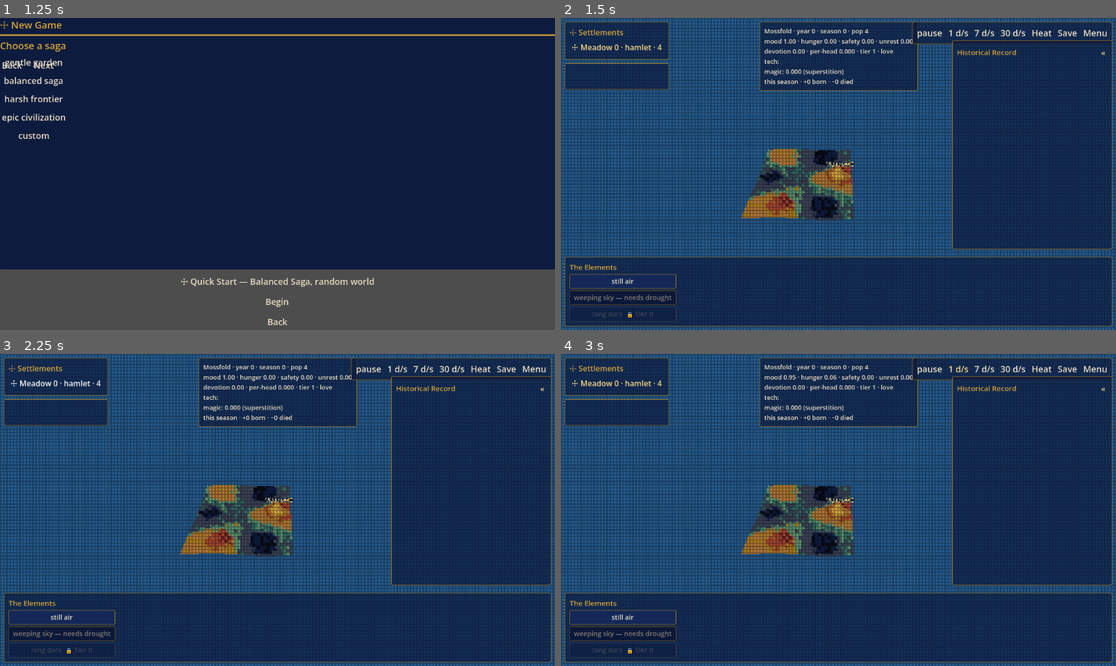
Above: before the commit, frames 1-4 (two rows, left to right).
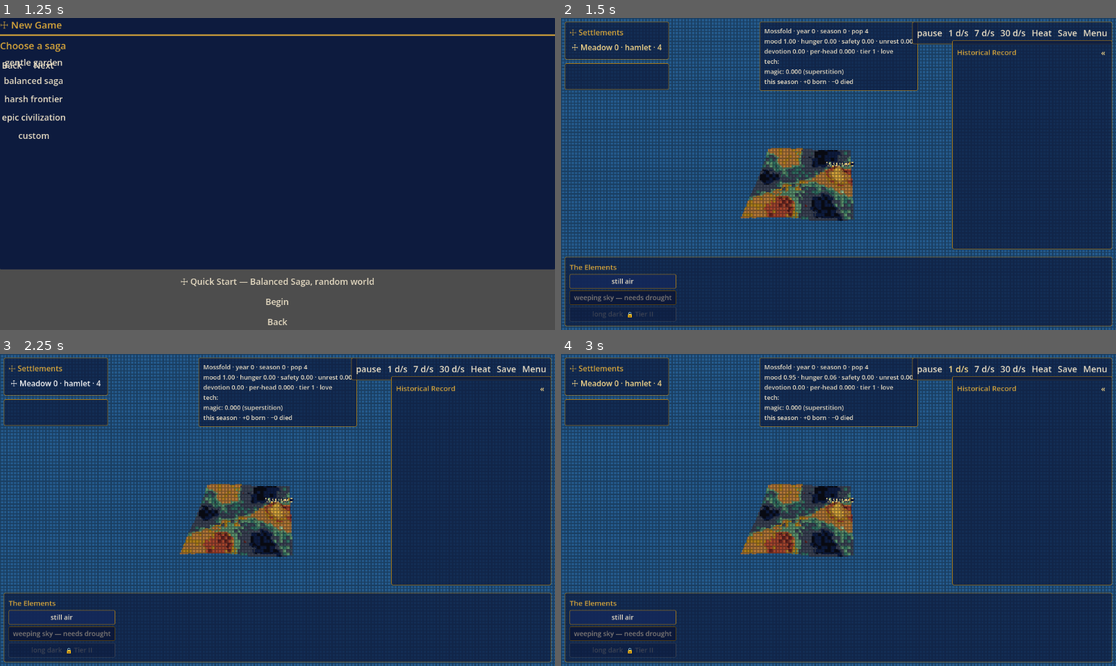
Above: after the commit, the same moments.

Repository: khuzul2/gnome-colony
Game: Godot game, scene res://presentation/main.tscn
Same seed, same stepped clock (60 frames per second), same inputs: the game is played once before the commit and once after it.
Inputs:
- Up to frame 1 (1.25 s): click "New Game" at 0.5 s
- Up to frame 2 (1.5 s): click "☩ Quick Start — Balanced Saga…" at 1.25 s
- Up to frame 3 (2.25 s): click "☩ Meadow 0 · hamlet · 4" at 2 s
- Up to frame 4 (3 s): click "1 d/s" at 2.75 s

Frame 1 is identical in both runs. In frame 2, 0.9% of the frame differs, in the area x 32-53%, y 41-66%; in frame 3, 0.9%; in frame 4, 0.9%.

Commit message:
G2.1: WorldView bakes the Gaea TerrainField (behavior-preserving swap)
WorldView.sync gained a world_seed param (default 0; was sync(graph)) and now builds a
TerrainField from WorldConfig.seed, re-baking on version OR seed change. _raw_height
delegates to _field.raw_height (idw_base + attenuated Gaea detail). All of R5's relief
logic is untouched (_relief_t/_relief_y/height_at/terrain_color/slope_shade/_bake) — the
detail is in raw elevation units, so _relief_t normalizes exactly once. RunView passes
run.config.seed. At basin centers attenuation=0, so height_at is unchanged (picking/nav
stay right); between basins the skin now carries real sub-basin relief.

test_world_view +1 leg (skin seed-dependent between basins, anchored at centers); the 6
existing WorldView/nav/pick suites stay green over the new geometry (47 targeted).
Reviewer no blockers. Lint clean.

Co-Authored-By: Claude Opus 4.8 <noreply@anthropic.com>

Diff:
--- a/presentation/shell/run_view.gd
+++ b/presentation/shell/run_view.gd
@@ -167,7 +167,8 @@
 	_build_environment()
 	world_view = WorldView.new()
 	stage_world.add_child(world_view)
-	world_view.sync(run.graph)
+	# G2.1: pass the world seed so the Gaea terrain detail is deterministic per run.
+	world_view.sync(run.graph, run.config.seed)
 	var y_sum := 0.0
 	for region in run.graph.regions:
 		var center: Vector2 = region["center"]
--- a/presentation/world_view.gd
+++ b/presentation/world_view.gd
@@ -28,7 +28,12 @@
 var walkable_faces := PackedVector3Array()
 
 var _graph: RegionGraph
-## Elevation bounds of the last bake — normalize raw IDW height into the relief
+## G2.1 [gaea §gaea-gen]: the Gaea-detailed height source. _raw_height delegates to it
+## so the baked skin, height_at, and walkable_faces all read the same anchored field
+## (basin field + attenuated Gaea detail). Built in sync() from WorldConfig.seed.
+var _field: TerrainField
+var _seed := 0
+## Elevation bounds of the last bake — normalize the raw height into the relief
 ## envelope so height_at (picking/nav) agrees with the baked mesh.
 var _min_e := 0.0
 var _span := 1.0
@@ -66,26 +71,25 @@
 	return Color(color.r * f, color.g * f, color.b * f, color.a)
 
 
-## Lazy re-bake: only when the graph's version moved since the last bake.
-func sync(graph: RegionGraph) -> void:
+## Lazy re-bake: rebuild the Gaea field + mesh only when the graph's version moved or
+## the seed changed. `seed` is WorldConfig.seed (default 0 keeps bare-graph test callers
+## working); a reshape bumps graph.version so the field regenerates on the new elevations.
+func sync(graph: RegionGraph, world_seed := 0) -> void:
 	_graph = graph
-	if graph.version == baked_version:
+	if graph.version == baked_version and _field != null and world_seed == _seed:
 		return
+	_seed = world_seed
+	_field = TerrainField.new()
+	_field.generate(graph, world_seed)
 	_bake()
 	baked_version = graph.version
 
 
-## Raw IDW elevation over the basins (pre-relief) — the source field the
-## normalized skin height is mapped from.
+## The anchored raw height (pre-relief) — the basin field plus attenuated Gaea detail
+## [gaea §gaea-anchor], the source field the normalized skin height is mapped from. Same
+## units and (at basin centers) the same values as the old IDW, so relief/picking agree.
 func _raw_height(point: Vector2) -> float:
-	var weight_sum := 0.0
-	var height := 0.0
-	for region in _graph.regions:
-		var d2: float = maxf(0.01, point.distance_squared_to(region["center"]))
-		var w := 1.0 / d2
-		weight_sum += w
-		height += w * region["elevation"]
-	return height / weight_sum if weight_sum > 0.0 else 0.0
+	return _field.raw_height(point)
 
 
 ## R5.1 [leg §L-relief] — normalized elevation of a point in [0,1] over the bake's
--- a/test/test_world_view.gd
+++ b/test/test_world_view.gd
@@ -47,3 +47,28 @@
 	var baked_version := view.baked_version
 	view.sync(graph)
 	assert_eq(view.baked_version, baked_version, "no version change, no re-bake")
+
+
+func test_gaea_detail_varies_the_skin_between_basins_yet_anchors_centers():
+	# G2.1 [gaea §gaea-gen, §gaea-anchor]: WorldView now bakes the Gaea-detailed field
+	# (TerrainField) instead of flat IDW. Between basins the skin varies with the seed —
+	# real sub-basin relief is present — while the basin-anchoring zeroes the detail at a
+	# center, so height_at (picking/nav/puppet placement) stays seed-independent there.
+	var graph := _graph()
+	var a := WorldView.new()
+	add_child_autofree(a)
+	a.sync(graph, 1)
+	var b := WorldView.new()
+	add_child_autofree(b)
+	b.sync(graph, 2)
+	var n := graph.regions.size()
+	var any_diff := false
+	for i in n:
+		var mid: Vector2 = (graph.regions[i]["center"] + graph.regions[(i + 1) % n]["center"]) * 0.5
+		if a.height_at(mid) != b.height_at(mid):
+			any_diff = true
+	assert_true(any_diff, "Gaea detail makes the skin seed-dependent between basins")
+	var center: Vector2 = graph.regions[0]["center"]
+	assert_almost_eq(
+		a.height_at(center), b.height_at(center), 1e-4, "basin centers stay anchored across seeds"
+	)
Not shown, changed: PROGRESS.md
